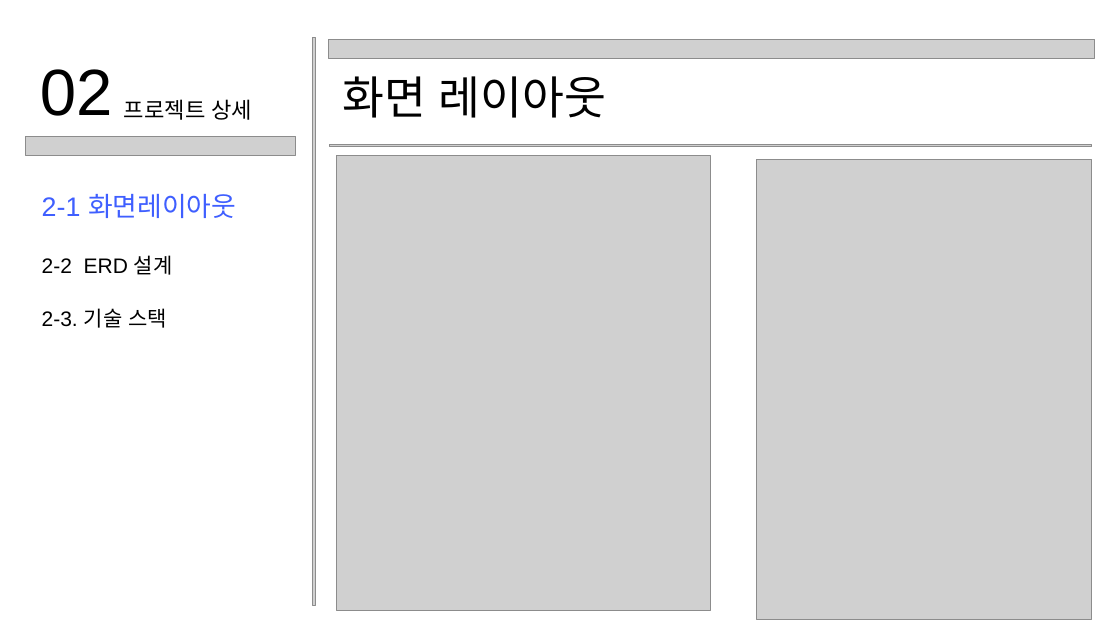
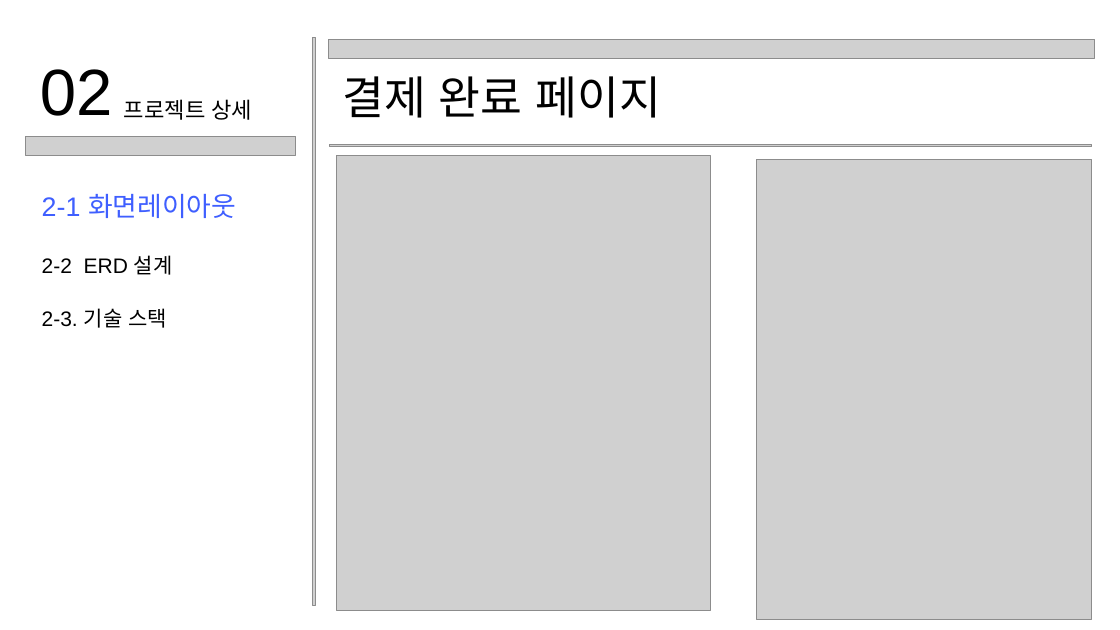
Before and after one commit to hanminJ/KOSTA_teamproject_custom_Liqueur, a slide deck: slide 15 of KOSTA253기 PPT 기획서.pptx. Drawn at 1120x630 pixels with LibreOffice and Linux fonts; fonts in the diff are those of the drawing; grey boxes stand for pictures. Boxes give left, top, right and bottom in pixels: in the first picture for what was removed or moved away, otherwise in the second. Text is boxed around its words. In the diff, an @@ line names an element or a change of style, - is before the commit and + after.

```diff
--- a/KOSTA253기 PPT 기획서.pptx
+++ b/KOSTA253기 PPT 기획서.pptx
@@ text at (x1=342, y1=76, x2=661, y2=118): text changed @@
-화면 레이아웃
+결제 완료 페이지
```
Also in this commit, not shown: 4 other slides changed.
